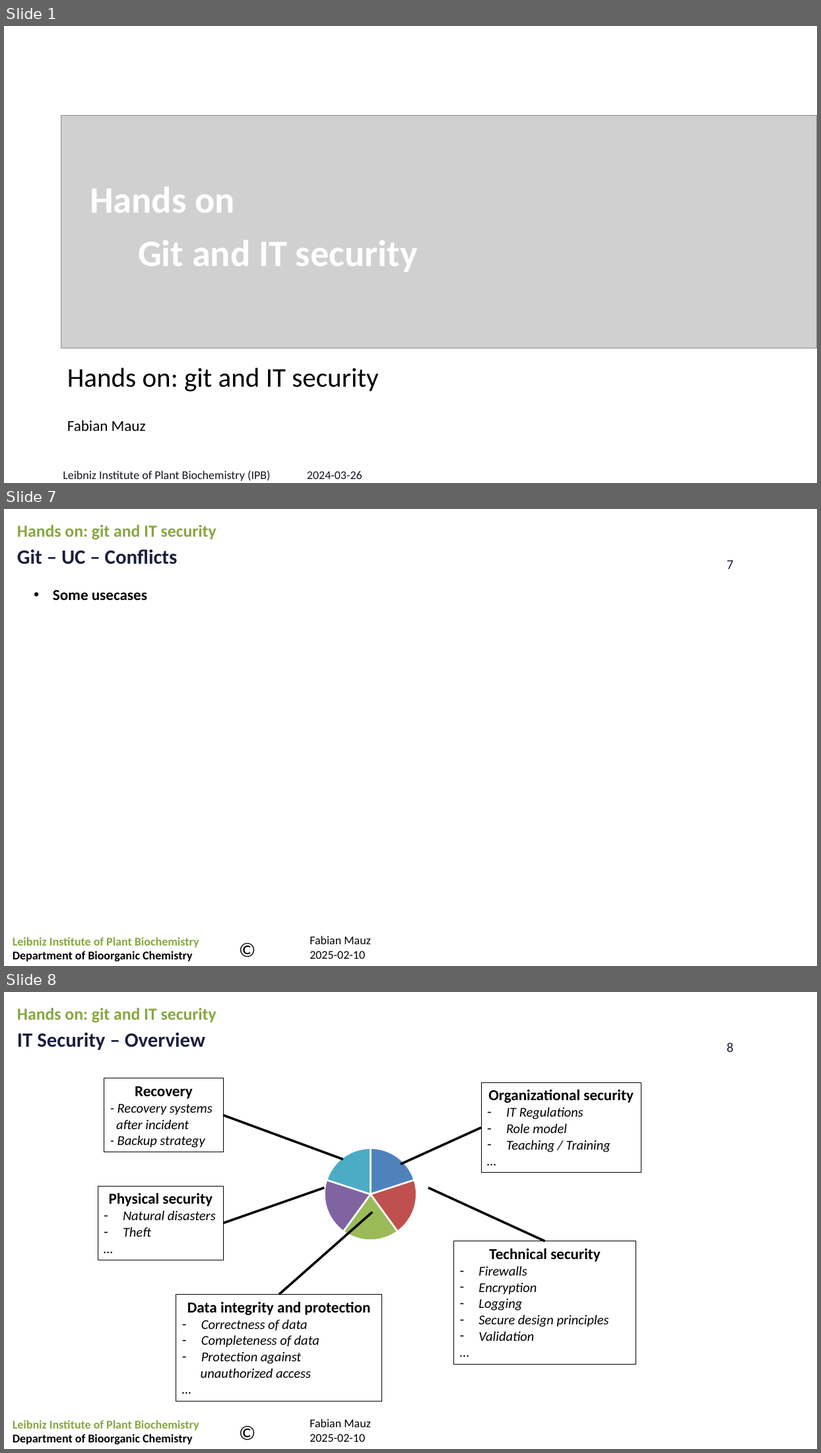
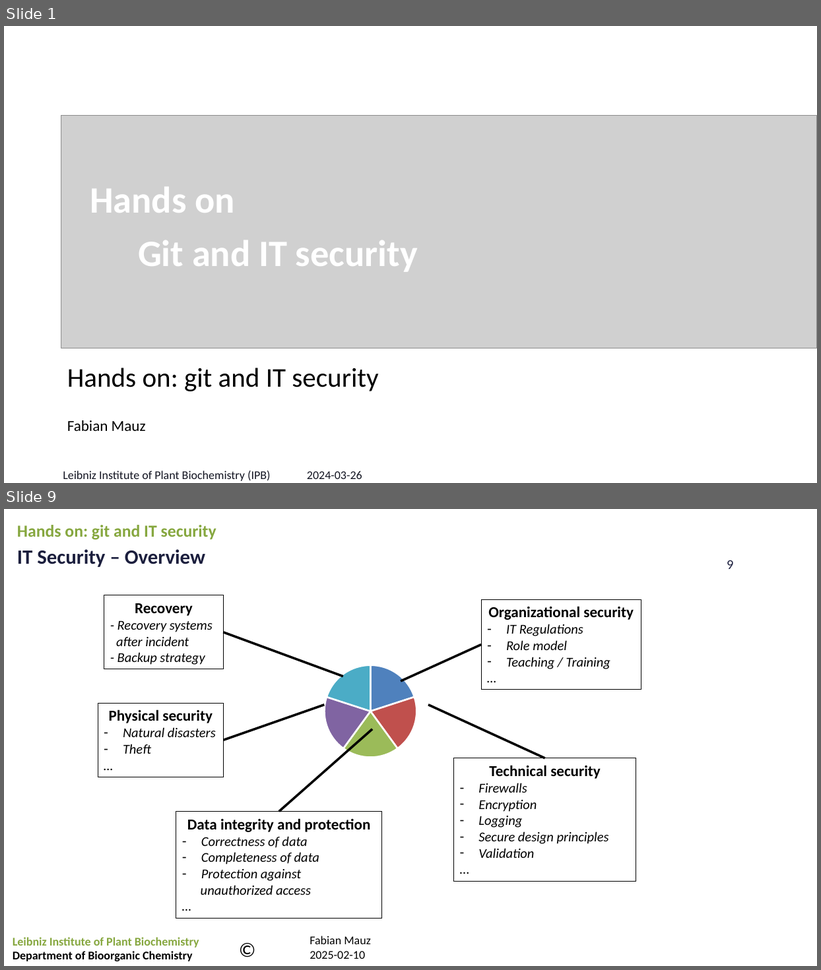
Before and after one commit to FabianMauz/talks_and_lessons, a slide deck: 20250219_git_and_it_security/20250219_git_and_it_security.pptx. Shown one above the other, each under a label of ours: slides 1, 7 and 8 before the commit, slides 1 and 9 after it; the slides between them are not shown. The pictures are 821x1453 and 821x970 pixels, drawn with LibreOffice and Linux fonts; fonts in the diff are those of the drawing; grey boxes stand for pictures; background and template pictures are left out. Boxes give left, top, right and bottom in pixels: in the first picture for what was removed or moved away, otherwise in the second. Text is boxed around its words. In the diff, an @@ line names an element or a change of style, - is before the commit and + after.

```diff
--- a/20250219_git_and_it_security/20250219_git_and_it_security.pptx
+++ b/20250219_git_and_it_security/20250219_git_and_it_security.pptx
@@ slide 7 removed at (4, 509, 817, 966), background picture (left out); not listed: 4 template elements that a slide beside it also shows @@
@@ text removed at (17, 525, 217, 540) @@
-Hands on: git and IT security
@@ text removed at (17, 549, 178, 564) @@
-Git – UC – Conflicts
@@ text removed at (53, 590, 147, 600) @@
-• Some usecases
@@ what was slide 8 is now slide 9 @@
@@ page number at (727, 560, 733, 569): text changed @@
-8
+9
```
Also in this commit, not shown: 5 slides changed, 3 slides added, 1 other slide removed.
